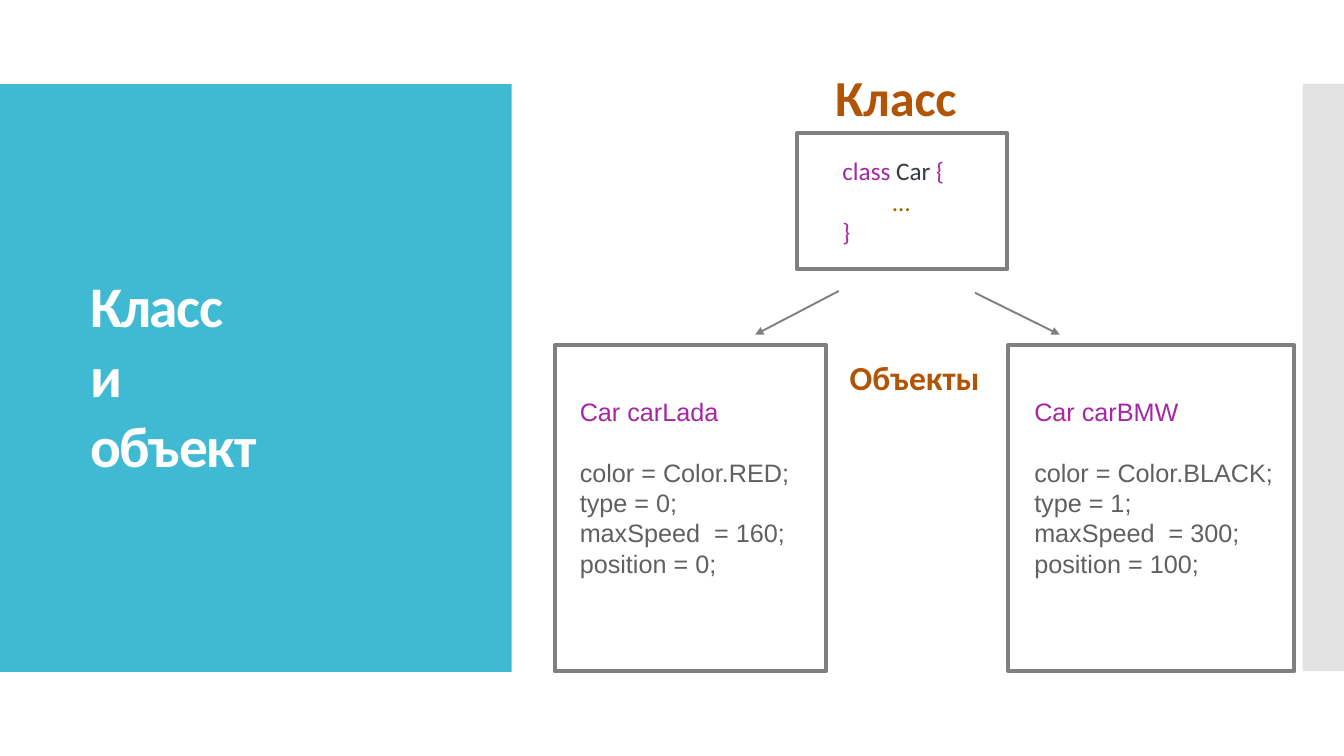
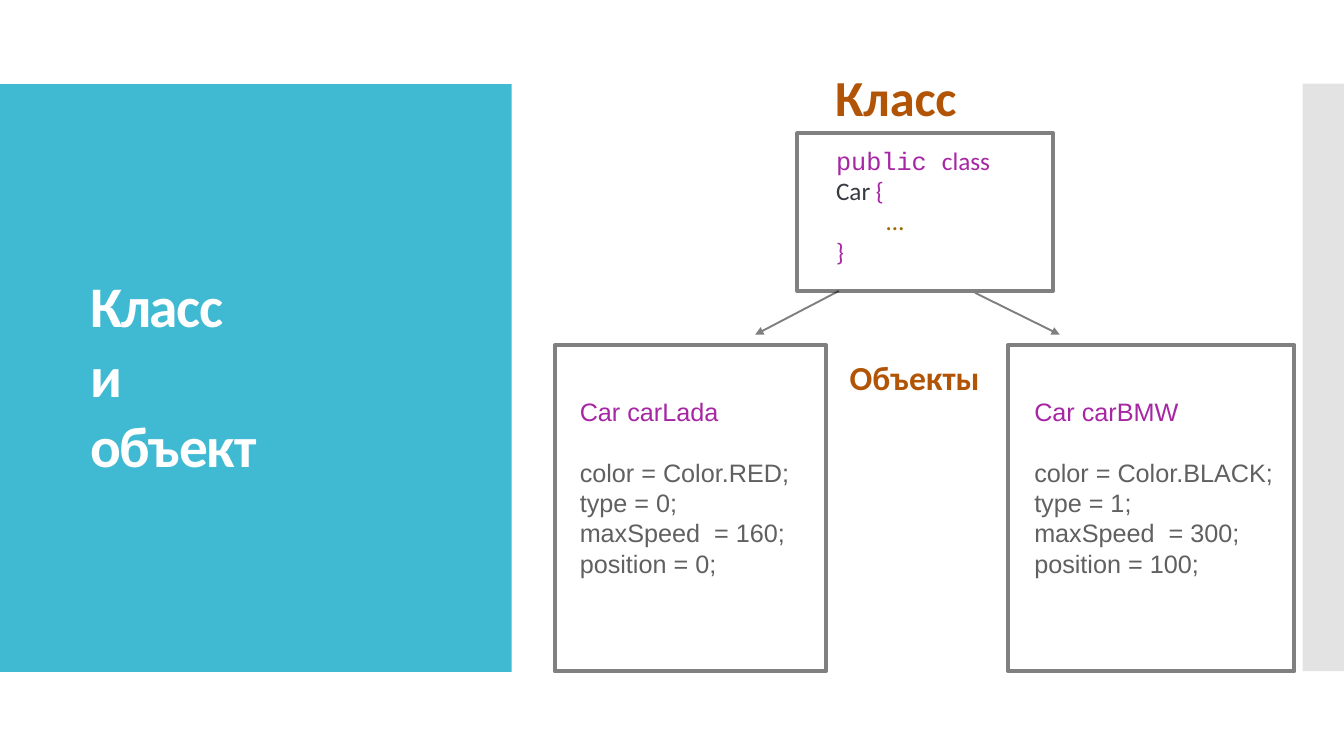
Before and after one commit to IriEfremova/LessonsCube, a slide deck: slide 16 of Samsung/Lesson10/OOP.pptx (slide 15 before the commit). Drawn at 1344x756 pixels with LibreOffice and Linux fonts; fonts in the diff are those of the drawing. Boxes give left, top, right and bottom in pixels: in the first picture for what was removed or moved away, otherwise in the second. Text is boxed around its words. In the diff, an @@ line names an element or a change of style, - is before the commit and + after.

```diff
--- a/Samsung/Lesson10/OOP.pptx
+++ b/Samsung/Lesson10/OOP.pptx
@@ rectangle: place and size @@
-rectangle at [798, 133, 1007, 269]
+rectangle at [798, 133, 1054, 291]
@@ text "public class Car {": place and size @@
-text "public class Car {" at [842, 162, 930, 180]
+text "public class Car {" at [836, 151, 990, 200]
@@ text at [836, 151, 990, 200]: text changed @@
-class Car {
+public class Car {
```
Also in this commit, not shown: 7 other slides changed, 4 slides added, 4 other files.
